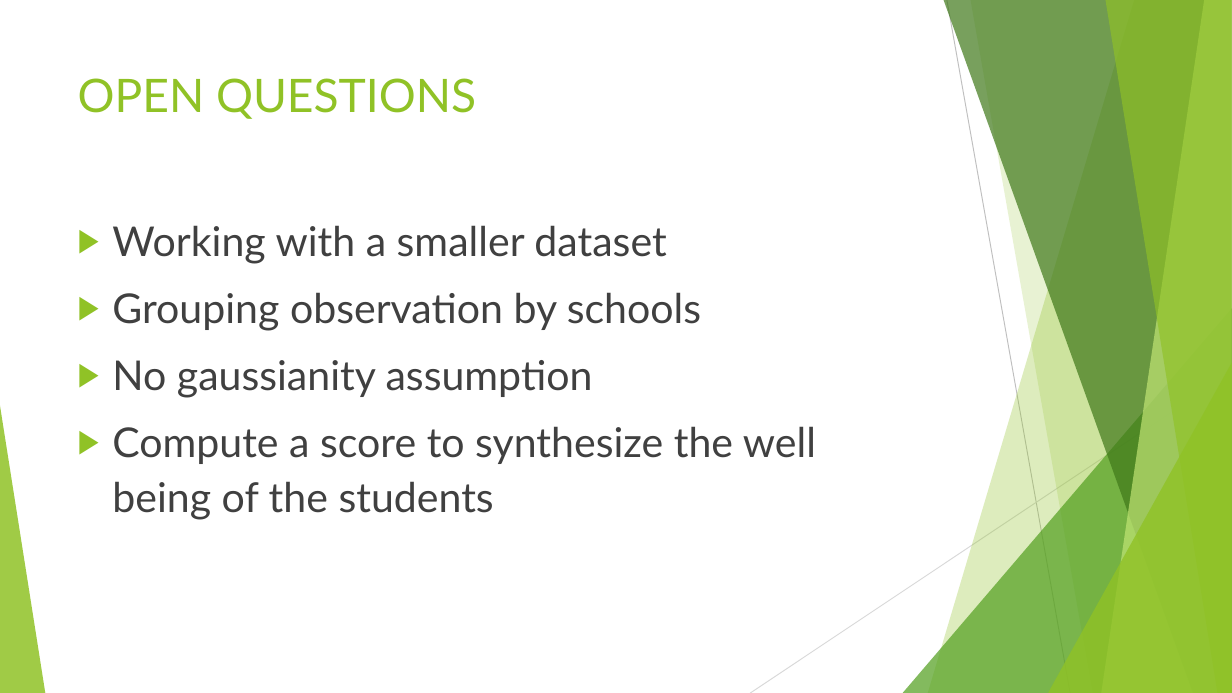
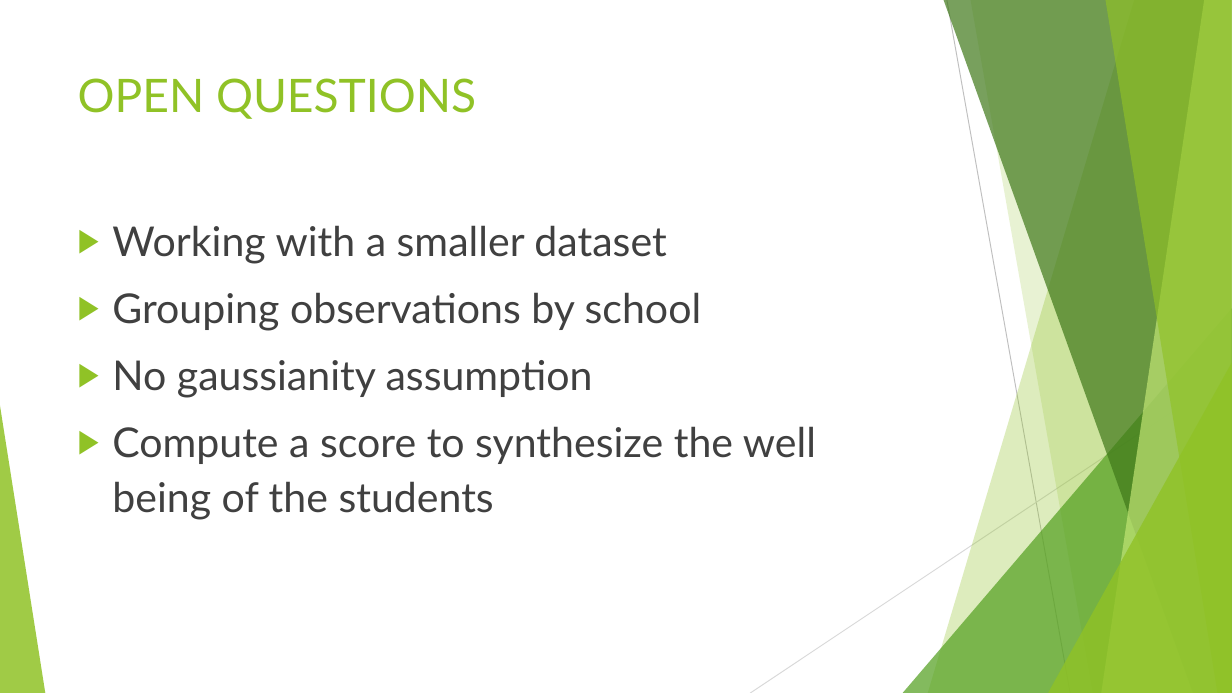
Before and after one commit to federicomor/progetto-applied, a slide deck: slide 9 of showcase/prese.pptx. Drawn at 1232x693 pixels with LibreOffice and Linux fonts; fonts in the diff are those of the drawing. Boxes give left, top, right and bottom in pixels: in the first picture for what was removed or moved away, otherwise in the second. Text is boxed around its words. In the diff, an @@ line names an element or a change of style, - is before the commit and + after.

```diff
--- a/showcase/prese.pptx
+++ b/showcase/prese.pptx
@@ text at box(112, 292, 702, 331): text changed @@
-▶ Grouping observation by schools
+▶ Grouping observations by school
```
Also in this commit, not shown: 4 other slides changed, 1 other file.
